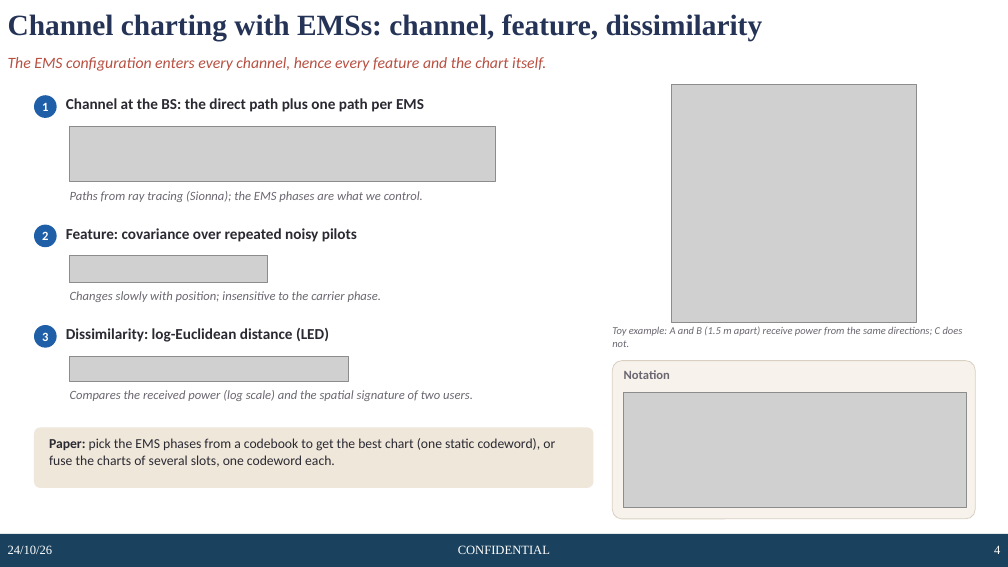
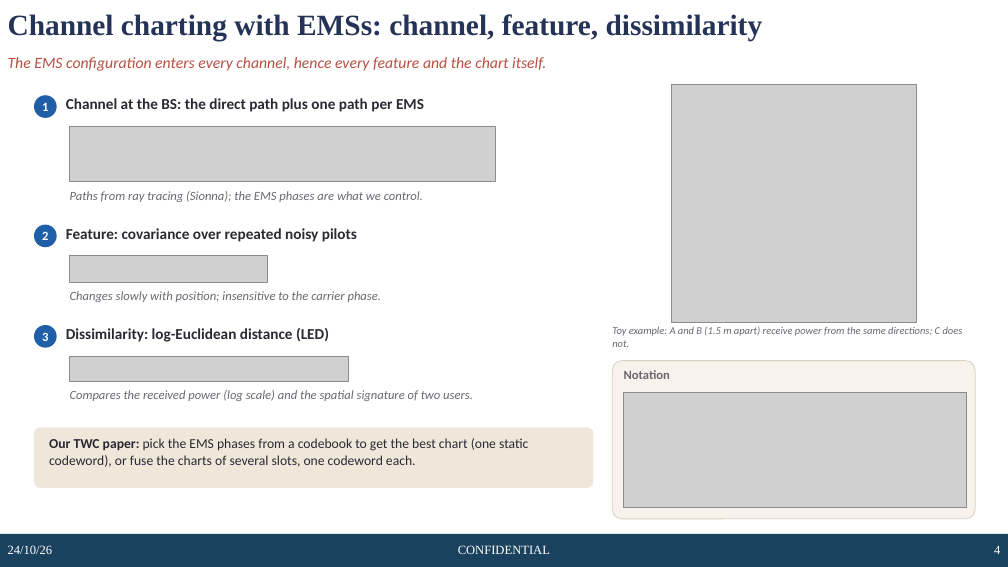
Before and after one commit to rizianno/Channel-charting-in-smart-radio-environments, a slide deck: slide 4 of slides/CC_EMS_configuration_slides.pptx. Drawn at 1008x567 pixels with LibreOffice and Linux fonts; fonts in the diff are those of the drawing; grey boxes stand for pictures; background and template pictures are left out. Boxes give left, top, right and bottom in pixels: in the first picture for what was removed or moved away, otherwise in the second. Text is boxed around its words. In the diff, an @@ line names an element or a change of style, - is before the commit and + after.

```diff
--- a/slides/CC_EMS_configuration_slides.pptx
+++ b/slides/CC_EMS_configuration_slides.pptx
@@ text at (49,438,528,467): text changed @@
-Paper: pick the EMS phases from a codebook to get the best chart (one static codeword), or fuse the charts of several slots, one codeword each.
+Our TWC paper: pick the EMS phases from a codebook to get the best chart (one static codeword), or fuse the charts of several slots, one codeword each.
```
Also in this commit, not shown: 11 other slides changed, 1 slide added, 47 other files.
